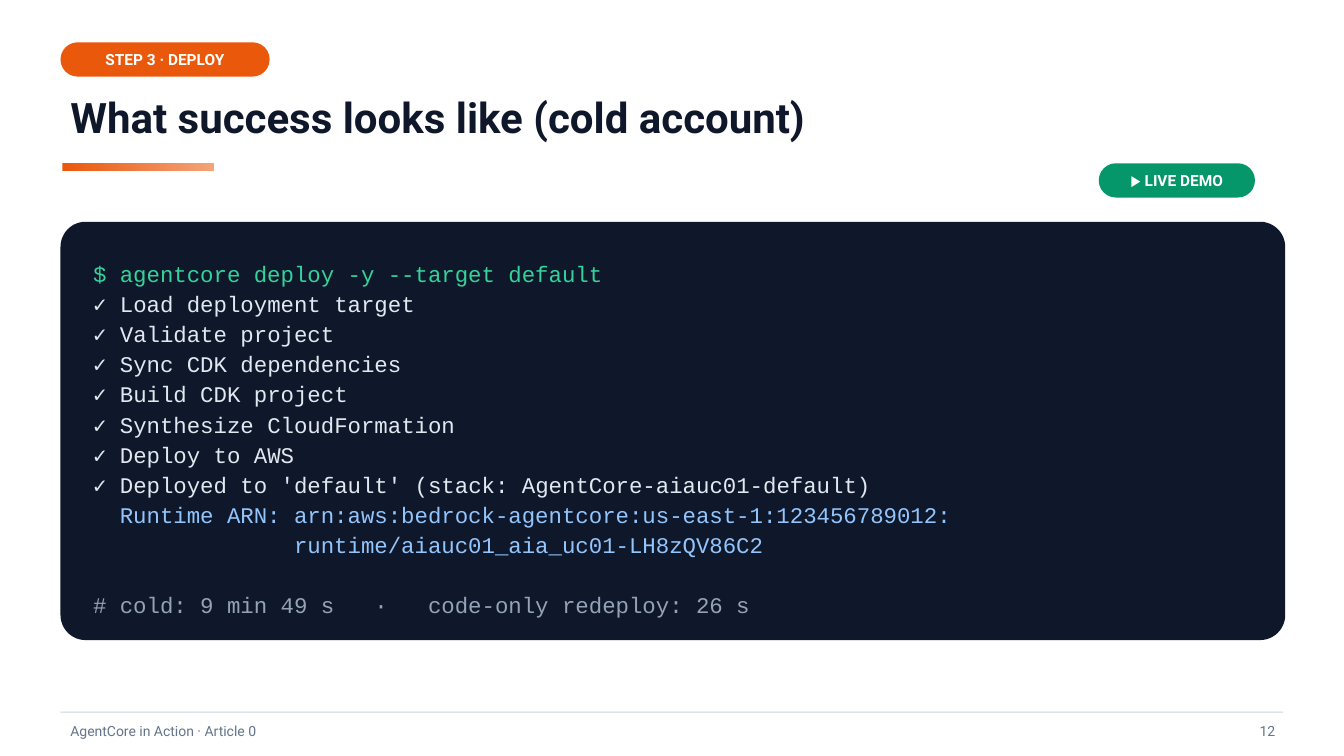
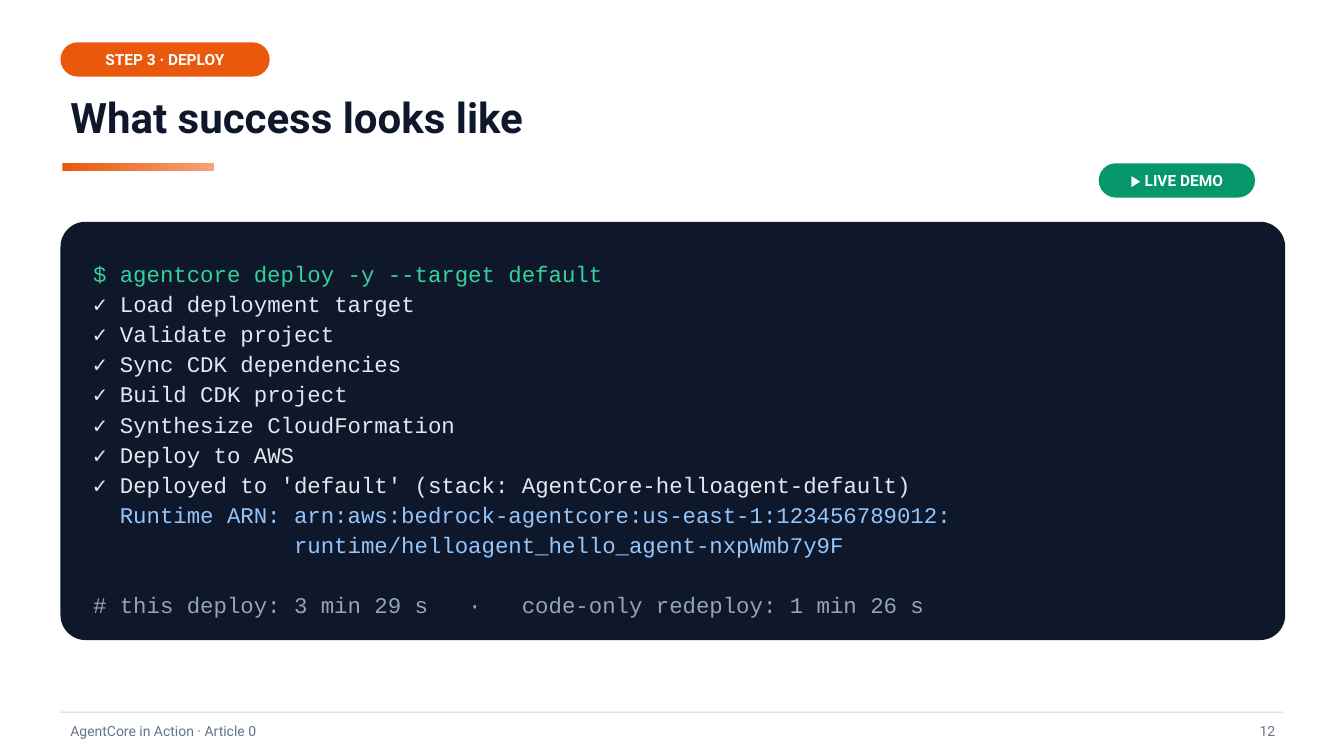
Before and after one commit to pinxiong/bedrock-agentcore-in-action, a slide deck: slide 12 of articles/decks/aws-agentcore-under-the-hood.pptx. Drawn at 1344x756 pixels with LibreOffice and Linux fonts; fonts in the diff are those of the drawing. Boxes give left, top, right and bottom in pixels: in the first picture for what was removed or moved away, otherwise in the second. Text is boxed around its words. In the diff, an @@ line names an element or a change of style, - is before the commit and + after.

```diff
--- a/articles/decks/aws-agentcore-under-the-hood.pptx
+++ b/articles/decks/aws-agentcore-under-the-hood.pptx
@@ text at [70, 101, 523, 134]: text changed @@
-What success looks like (cold account)
+What success looks like
@@ text in rounded rectangle at [120, 477, 911, 498]: text changed @@
-✓ Deployed to 'default' (stack: AgentCore-aiauc01-default)
+✓ Deployed to 'default' (stack: AgentCore-helloagent-default)
@@ text in rounded rectangle at [120, 537, 923, 618]: text changed; text colour #93C5FD to #94A3B8 @@
-runtime/aiauc01_aia_uc01-LH8zQV86C2
-# cold: 9 min 49 s · code-only redeploy: 26 s
+runtime/helloagent_hello_agent-nxpWmb7y9F
+# this deploy: 3 min 29 s · code-only redeploy: 1 min 26 s
```
Also in this commit, not shown: 2 other slides changed, 10 other files.
